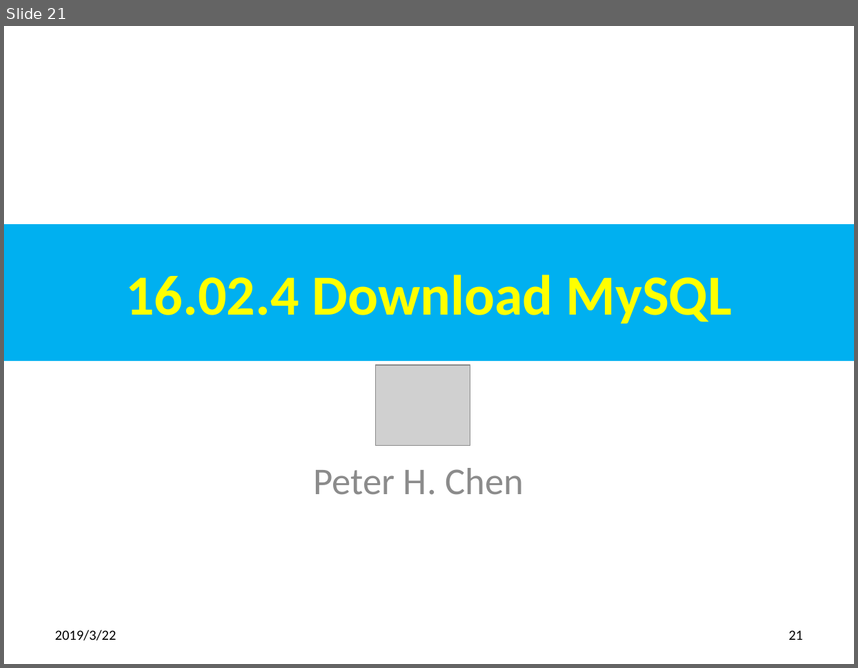
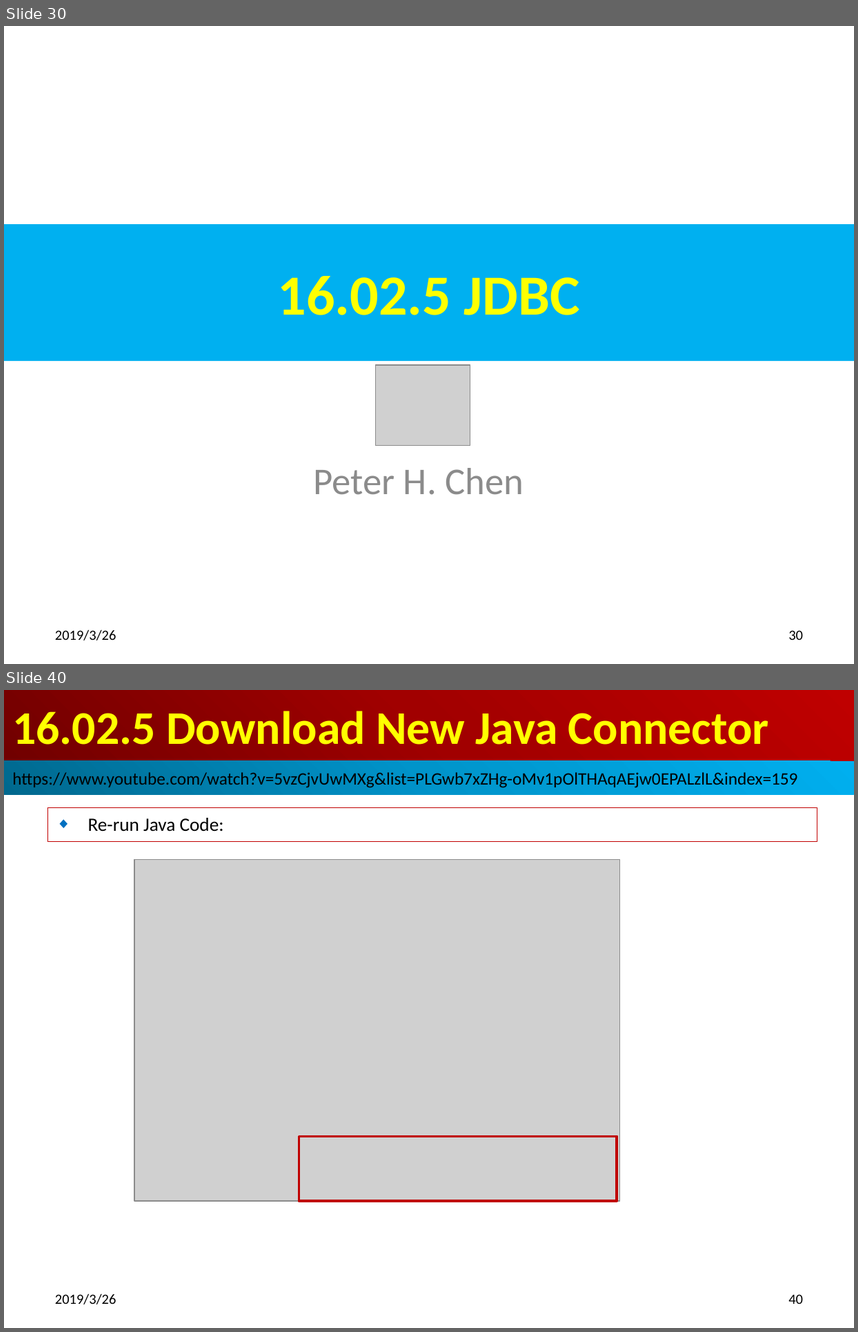
Before and after one commit to peterhchen/100-Java-Topic, a slide deck: 16_01_05_JDBC/ch1602_JDBC_Practice/ch1602_JDBC_Practice.pptx. Shown one above the other, each under a label of ours: slide 21 before the commit, slides 30 and 40 after it; the slides between them are not shown. The pictures are 858x668 and 858x1332 pixels, drawn with LibreOffice and Linux fonts; fonts in the diff are those of the drawing; grey boxes stand for pictures. Boxes give left, top, right and bottom in pixels: in the first picture for what was removed or moved away, otherwise in the second. Text is boxed around its words. In the diff, an @@ line names an element or a change of style, - is before the commit and + after.

```diff
--- a/16_01_05_JDBC/ch1602_JDBC_Practice/ch1602_JDBC_Practice.pptx
+++ b/16_01_05_JDBC/ch1602_JDBC_Practice/ch1602_JDBC_Practice.pptx
@@ slide 40 added at (x1=4, y1=690, x2=854, y2=1328), background #FFFFFF @@
@@ title added at (x1=4, y1=690, x2=854, y2=761), fill gradient #720000 to #A20000 to #C00000, 39.6 pt, text #FFFF00, bold @@
+16.02.5 Download New Java Connector
@@ rectangle added at (x1=4, y1=761, x2=854, y2=795), fill gradient #00688E to #0094CA to #00B0F0, 14.8 pt, text #000000 @@
+https://www.youtube.com/watch?v=5vzCjvUwMXg&list=PLGwb7xZHg-oMv1pOlTHAqAEjw0EPALzlL&index=159
@@ subtitle added at (x1=47, y1=808, x2=818, y2=841), outline #C00000 0.75 pt, 16 pt, text #000000 @@
+◆ Re-run Java Code:
@@ picture added at (x1=135, y1=859, x2=620, y2=1200) @@
@@ rectangle added at (x1=299, y1=1136, x2=617, y2=1201), outline #C00000 2 pt @@
@@ text added at (x1=55, y1=1293, x2=116, y2=1304), 12 pt, text #000000 @@
+2019/3/26
@@ page number added at (x1=789, y1=1294, x2=803, y2=1303), 12 pt, text #000000 @@
+40
@@ what was slide 21 is now slide 30 @@
@@ slide 30 changed as well @@
@@ title at (x1=277, y1=276, x2=580, y2=315): text changed @@
-16.02.4 Download MySQL
+16.02.5 JDBC
@@ text at (x1=55, y1=629, x2=116, y2=640): text changed @@
-2019/3/22
+2019/3/26
@@ page number at (x1=789, y1=630, x2=803, y2=639): text changed @@
-21
+30
```
Also in this commit, not shown: 24 other slides changed, 15 other slides added, 15 other files.
